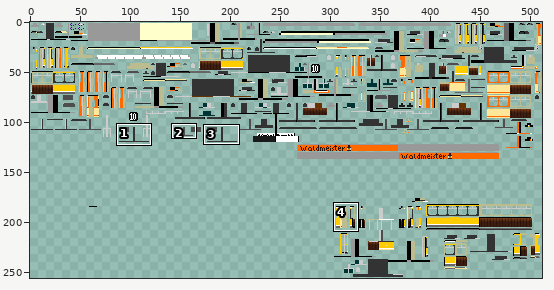
File history of a sprite sheet, src/main/resources/assets/tc/textures/trains/Duewag_T4_Yellow.png. Above, an overview of the earlier version with the close-up marked.
Close-up. Before the commit:
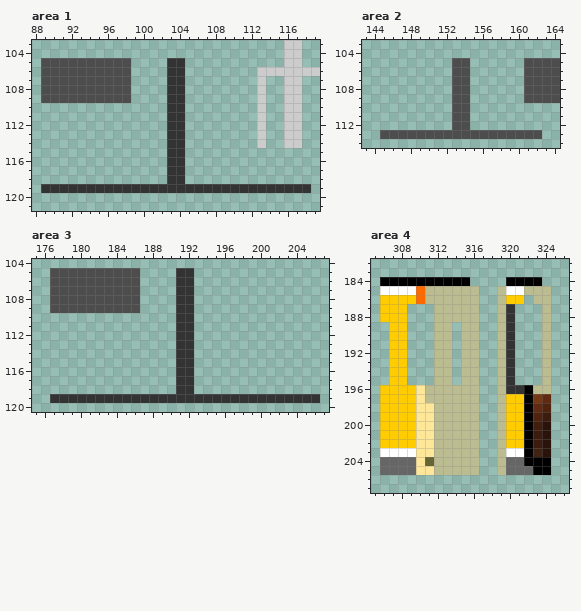
The file is 512x256 pixels. Colours within 5 levels of each other are drawn and written as one. Shown: area 1: x 88..119, y 103..121; area 2: x 143..164, y 103..114; area 3: x 175..207, y 104..120; area 4: x 305..326, y 182..207. The commit also changed other parts of the picture, which this record leaves out.
Now the later version:
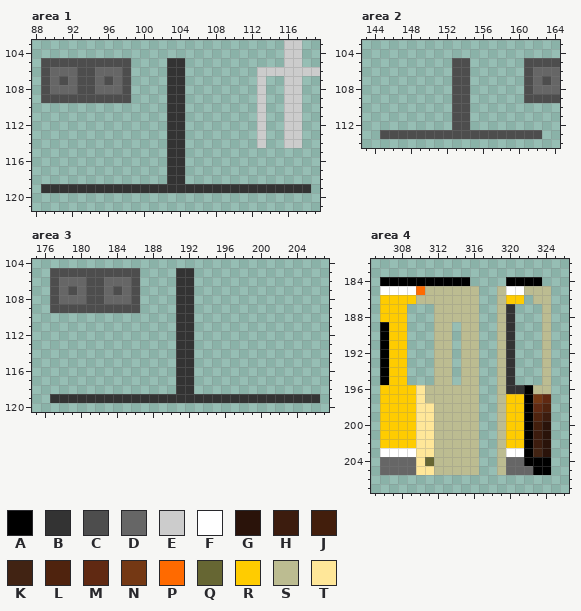
Palette (. is transparent): A #000000  B #333333  C #4d4d4d  D #666666  E #cccccc  F #ffffff  G #2a130a  H #3c1c0e  J #421e0c  K #412313  L #4f230e  M #602912  N #743814  P #ff6a00  Q #666633  R #ffcc00  S #bcbc91  T #ffe799
Difference:
Area 1:
y 106: x 90..92 CCC -> DDD; x 95..97 CCC -> DDD
y 107: x 90 C -> D; x 92 C -> D; x 95 C -> D; x 97 C -> D
y 108: x 90..92 CCC -> DDD; x 95..97 CCC -> DDD
Area 2:
y 106: x 162..164 CCC -> DDD
y 107: x 162 C -> D; x 164 C -> D
y 108: x 162..164 CCC -> DDD
Area 3:
y 106: x 178..180 CCC -> DDD; x 183..185 CCC -> DDD
y 107: x 178 C -> D; x 180 C -> D; x 183 C -> D; x 185 C -> D
y 108: x 178..180 CCC -> DDD; x 183..185 CCC -> DDD
Area 4:
y 186: x 310 P -> S
y 189..195: x 306 . -> A
